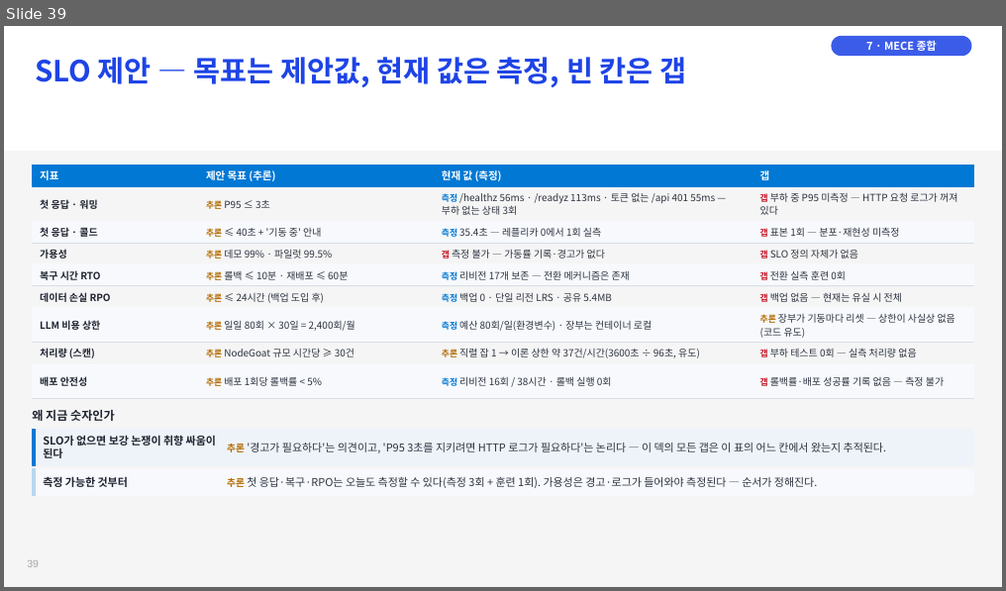
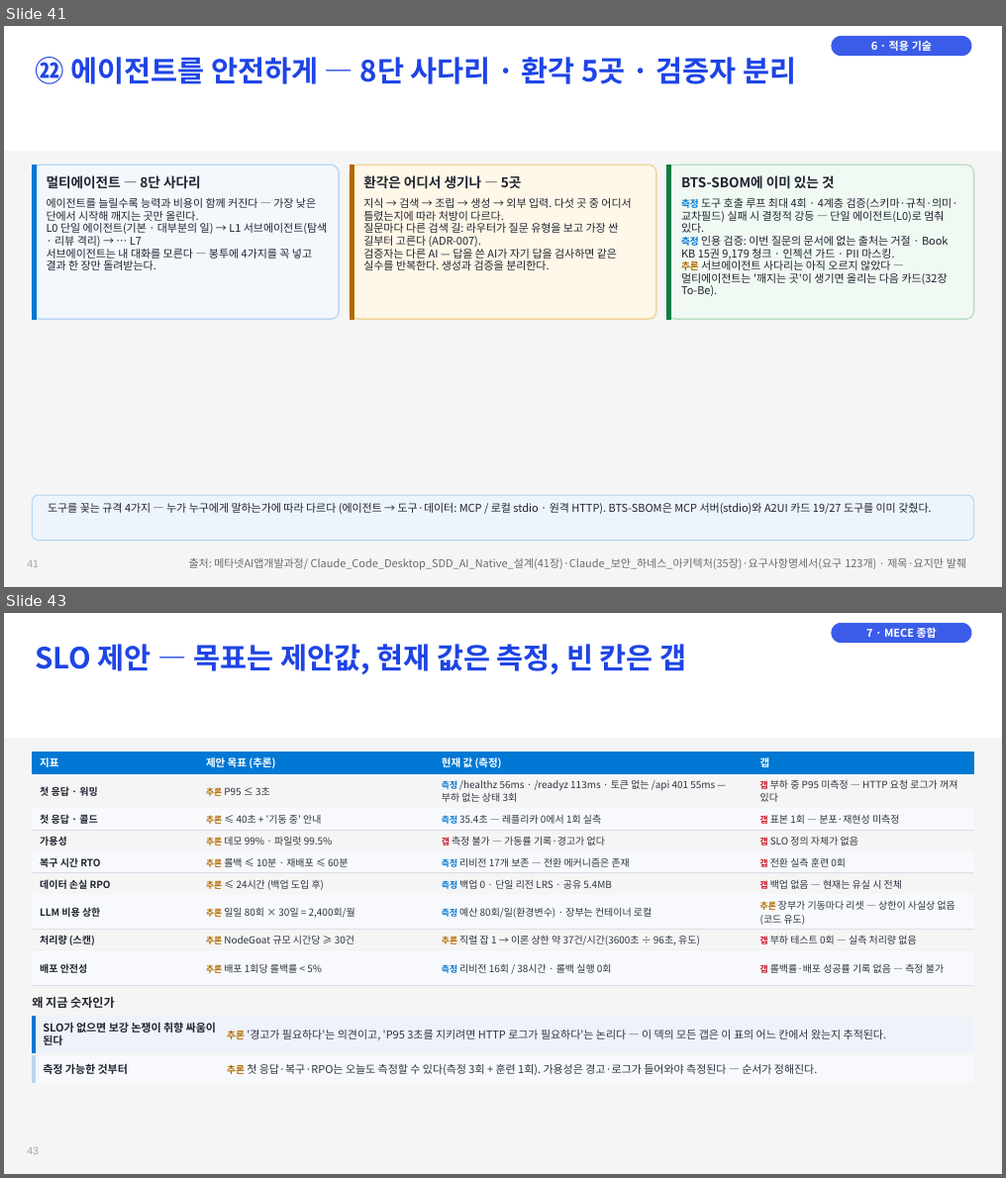
Before and after one commit to Jack-Hwang/beyondthesecurity-sbom, a slide deck: docs/BTS-SBOM_1-6주차_종합_과제.pptx. Shown one above the other, each under a label of ours: slide 39 before the commit, slides 41 and 43 after it; the slides between them are not shown. The pictures are 1006x591 and 1006x1178 pixels, drawn with LibreOffice and Linux fonts; fonts in the diff are those of the drawing. Boxes give left, top, right and bottom in pixels: in the first picture for what was removed or moved away, otherwise in the second. Text is boxed around its words. In the diff, an @@ line names an element or a change of style, - is before the commit and + after.

```diff
--- a/docs/BTS-SBOM_1-6주차_종합_과제.pptx
+++ b/docs/BTS-SBOM_1-6주차_종합_과제.pptx
@@ slide 41 added at [4,26,1002,587], background #F5F5F5; not listed: 2 template elements that a slide beside it also shows @@
@@ rounded rectangle added at [832,36,972,56], fill #3B5CE9, 10.5 pt, text #FFFFFF, bold @@
+6 · 적용 기술
@@ title added at [35,57,796,84], 28 pt, text #1E44E6, bold @@
+㉒ 에이전트를 안전하게 — 8단 사다리 · 환각 5곳 · 검증자 분리
@@ rounded rectangle added at [33,165,340,319], fill #F3F8FD, outline #B9D7F0 1.25 pt @@
@@ rectangle added at [33,165,37,319], fill #0078D4, outline #0078D4 1 pt @@
@@ rounded rectangle added at [350,165,656,319], fill #FFF7E8, outline #F0D49A 1.25 pt @@
@@ rectangle added at [350,165,353,319], fill #B36A00, outline #B36A00 1 pt @@
@@ rounded rectangle added at [667,165,974,319], fill #F1F9F3, outline #B7DFC2 1.25 pt @@
@@ rectangle added at [667,165,671,319], fill #107C41, outline #107C41 1 pt @@
@@ text added at [47,175,201,189], 13 pt, text #1F2430, bold @@
+멀티에이전트 — 8단 사다리
@@ text added at [47,198,327,271], 10.5 pt, text #1F2430 @@
+에이전트를 늘릴수록 능력과 비용이 함께 커진다 — 가장 낮은 단에서 시작해 깨지는 곳만 올린다.
+L0 단일 에이전트(기본 · 대부분의 일) → L1 서브에이전트(탐색 · 리뷰 격리) → … L7
+서브에이전트는 내 대화를 모른다 — 봉투에 4가지를 꼭 넣고 결과 한 장만 돌려받는다.
@@ text added at [363,175,522,189], 13 pt, text #1F2430, bold @@
+환각은 어디서 생기나 — 5곳
@@ text added at [363,198,631,271], 10.5 pt, text #1F2430 @@
+지식 → 검색 → 조립 → 생성 → 외부 입력. 다섯 곳 중 어디서 틀렸는지에 따라 처방이 다르다.
+질문마다 다른 검색 길: 라우터가 질문 유형을 보고 가장 싼 길부터 고른다 (ADR-007).
+검증자는 다른 AI — 답을 쓴 AI가 자기 답을 검사하면 같은 실수를 반복한다. 생성과 검증을 분리한다.
@@ text added at [681,175,835,189], 13 pt, text #1F2430, bold @@
+BTS-SBOM에 이미 있는 것
@@ text added at [681,198,958,296], 10.5 pt, text #1F2430 @@
+측정 도구 호출 루프 최대 4회 · 4계층 검증(스키마·규칙·의미·교차필드) 실패 시 결정적 강등 — 단일 에이전트(L0)로 멈춰 있다.
+측정 인용 검증: 이번 질문의 문서에 없는 출처는 거절 · Book KB 15권 9,179 청크 · 인젝션 가드 · PII 마스킹.
+추론 서브에이전트 사다리는 아직 오르지 않았다 — 멀티에이전트는 '깨지는 곳'이 생기면 올리는 다음 카드(32장 To-Be).
@@ rounded rectangle added at [33,495,974,541], fill #EEF4FB, outline #B9D7F0 1 pt @@
@@ text added at [48,503,931,514], 10.5 pt, text #1F2430 @@
+도구를 꽂는 규격 4가지 — 누가 누구에게 말하는가에 따라 다르다 (에이전트 → 도구·데이터: MCP / 로컬 stdio · 원격 HTTP). BTS-SBOM은 MCP 서버(stdio)와 A2UI 카드 19/27 도구를 이미 갖췄다.
@@ text added at [189,559,966,570], 10.5 pt, text #6B6B6B @@
+출처: 메타넷AI앱개발과정/ Claude_Code_Desktop_SDD_AI_Native_설계(41장)·Claude_보안_하네스_아키텍처(35장)·요구사항명세서(요구 123개) · 제목·요지만 발췌
@@ what was slide 39 is now slide 43 @@
@@ page number at [27,1148,39,1155]: text changed @@
-39
+43
```
Also in this commit, not shown: 3 other slides added, 1 other file.
